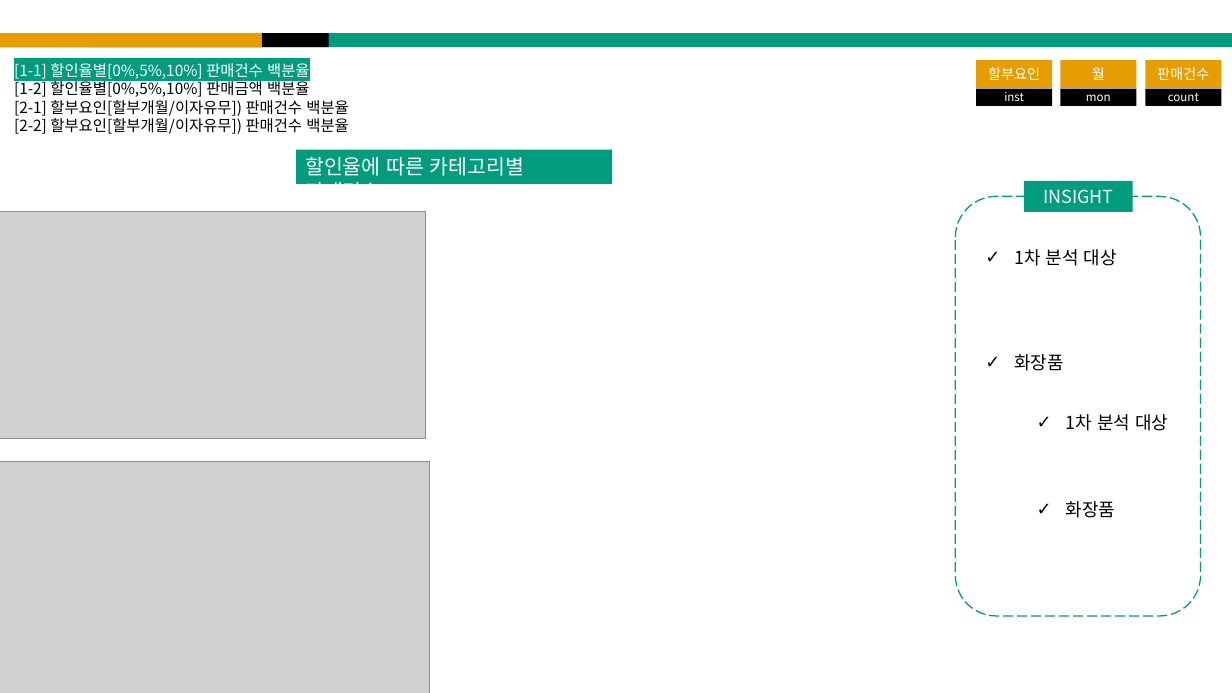
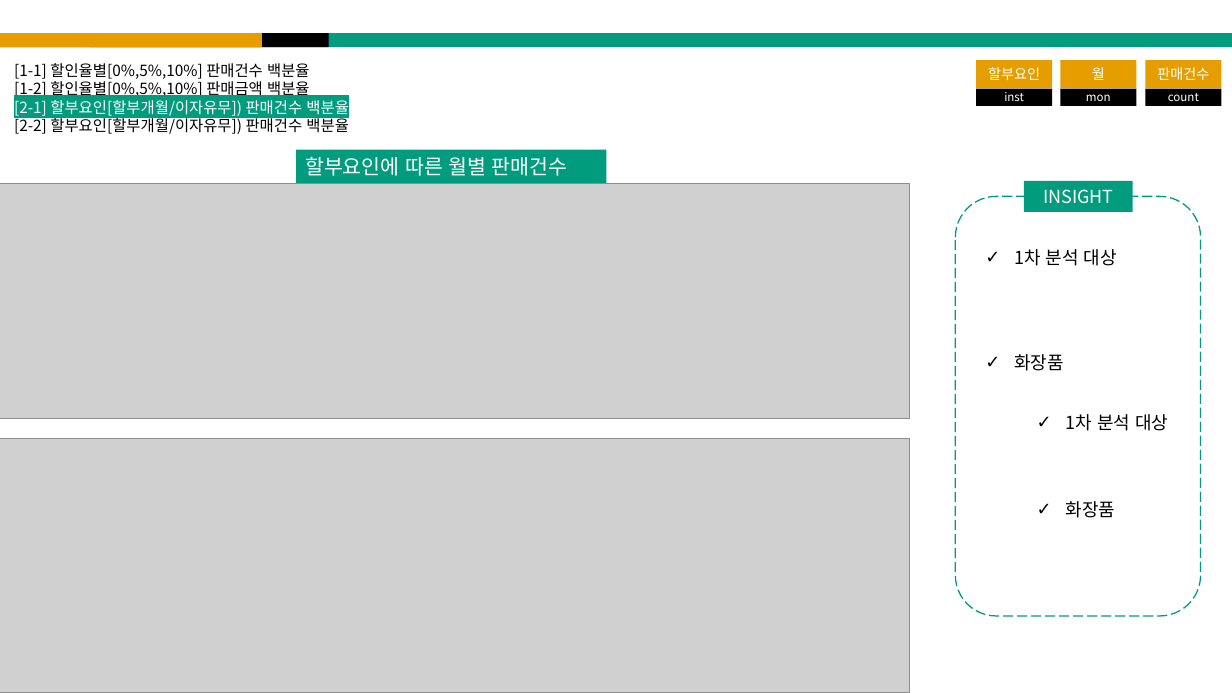
Before and after one commit to horaeng1/Asiae_AI, a slide deck: slide 29 of 1_Code/4_kim/R/BA_Project.pptx. Drawn at 1232x693 pixels with LibreOffice and Linux fonts; fonts in the diff are those of the drawing; grey boxes stand for pictures. Boxes give left, top, right and bottom in pixels: in the first picture for what was removed or moved away, otherwise in the second. Text is boxed around its words. In the diff, an @@ line names an element or a change of style, - is before the commit and + after.

```diff
--- a/1_Code/4_kim/R/BA_Project.pptx
+++ b/1_Code/4_kim/R/BA_Project.pptx
@@ text at (14, 63, 348, 116): text colour #FFFFFF to #000000, highlight #009C7D to none in "[1-1] 할인율별[0%,5%,10%] 판매건수 백분율"; text colour #000000 to #FFFFFF, highlight none to #009C7D in "[2-1] 할부요인[할부개월/이자유무]) 판매건수 백분율" @@
@@ rectangle "할부요인에 따른 월별 판매건수": place and size @@
-rectangle "할부요인에 따른 월별 판매건수" at (297, 150, 613, 184)
+rectangle "할부요인에 따른 월별 판매건수" at (297, 150, 607, 184)
@@ text in rectangle at (305, 157, 567, 176): text changed @@
-할인율에 따른 카테고리별 판매건수
+할부요인에 따른 월별 판매건수
@@ picture: place and size @@
-picture at (0, 212, 426, 438)
+picture at (0, 184, 909, 419)
@@ picture: place and size @@
-picture at (0, 461, 430, 693)
+picture at (0, 439, 909, 693)
```
Also in this commit, not shown: 15 other slides changed, 2 slides added.
